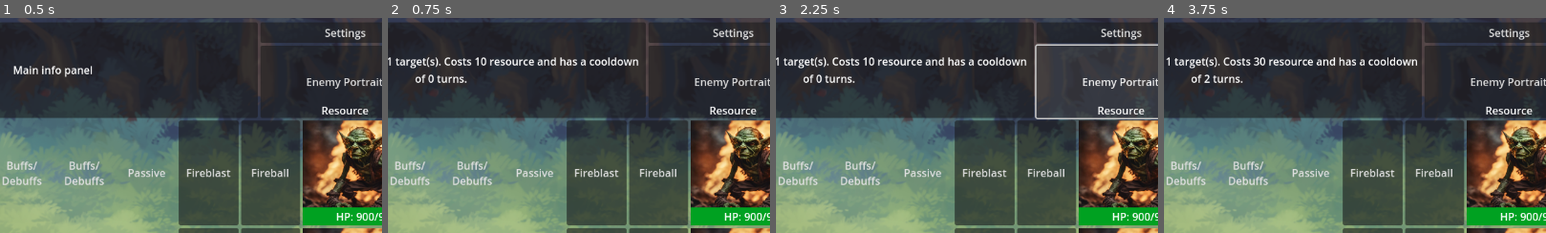
Above: before the commit, frames 1-4 (left to right).
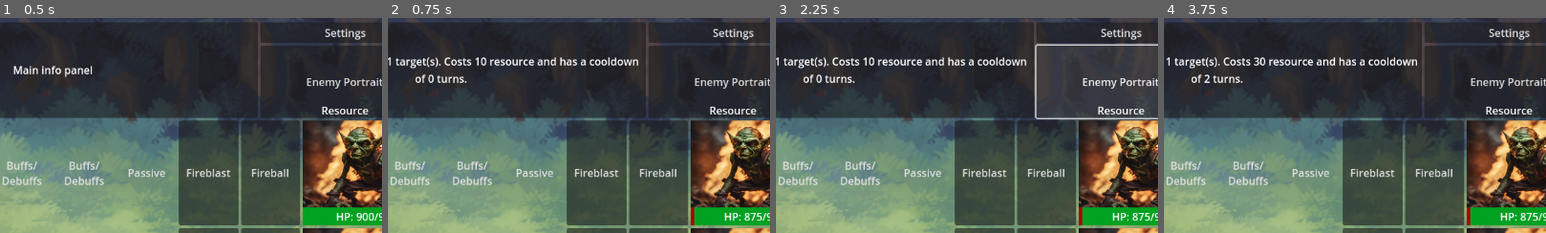
Above: after the commit, the same moments.

Repository: billyquick/arena_game
Game: Godot game, scene res://scenes/battle_level.tscn
The game is run twice, just before and just after one commit, with the same random seed, the same clock (stepped at 60 frames per second) and the same inputs.
Inputs (mouse positions are % of the whole screen's width and height, from its top left):
- Up to frame 1 (0.5 s): no input
- Up to frame 2 (0.75 s): click "Fireball" at 0.5 s
- Up to frame 3 (2.25 s): click "Player Portrait" at 1.25 s; click "Enemy Portrait" at 2 s
- Up to frame 4 (3.75 s): click (9, 36) at 2.77 s; click "Fireblast" at 3.5 s
The pictures show only the part of the screen within x 43-93%, y 0-50%; the shares and areas given below are measured in that part.

Frame 1 is identical in both runs. In frame 2, 0.2% of the frame differs, in the area x 79-98%, y 88-97%; in frame 3, 0.2%; in frame 4, 0.2%.

Commit message:
Mocked executeAbility updates UI

Diff:
--- a/battle2.gd
+++ b/battle2.gd
@@ -7,6 +7,8 @@
 var abilityCounter = 0
 var validTargets
 var activeCharacter
+
+@onready var enemyCharacter1Health = $MarginContainer/VBoxContainer/MarginContainer2/HBoxContainer/EnemyTeam/EnemyCharacter1/Portrait/Healthbar
 
 # We might be able to use this to halt execution until it is your turn
 signal turn_passed
@@ -47,6 +49,7 @@
 func executeAbility(character, selectedAbility, target):
 	if teamResource.consumeResource(selectedAbility.cost):
 		target.health -= selectedAbility.damage
+		updateHealth(enemyCharacter1Health, target)
 		print(character.name, " used ", selectedAbility.name, " on ", target.name)
 		print(target.name, "'s health is now ", target.health)
 	else:
@@ -143,7 +146,9 @@
 	displayInfo(teamManager.playerTeam[0].abilities[0])
 	# highlight and return valid targets
 	validTargets = getValidTargets(teamManager.playerTeam[0].abilities[0])
+	# assign active Character to the character's ability we selected
 	activeCharacter = teamManager.playerTeam[0]
+	# need to find a target
 	executeAbility(activeCharacter, teamManager.playerTeam[0].abilities[0], teamManager.opponentTeam[0])
 	print("ability's valid targets: ", validTargets)
 
